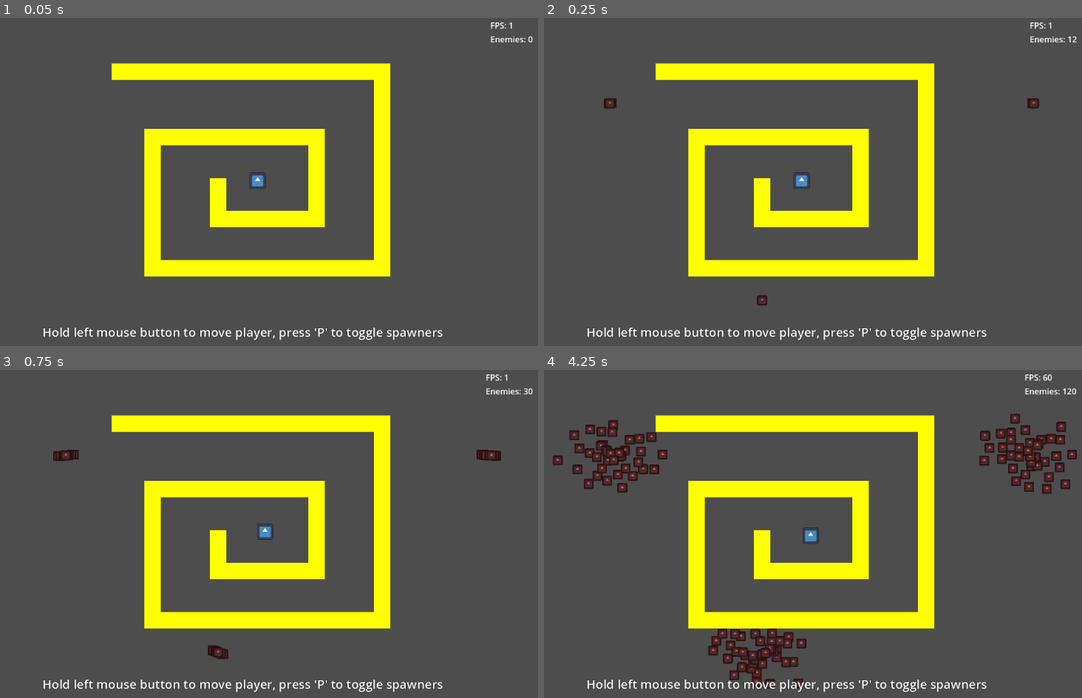
Above: before the commit, frames 1-4 (two rows, left to right).
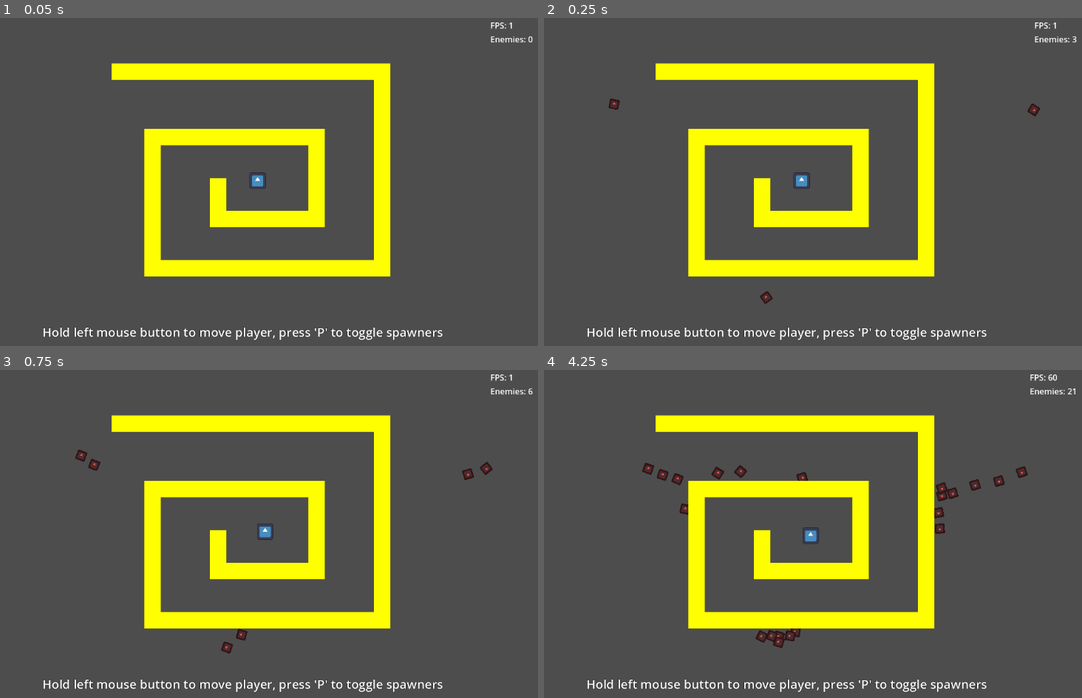
Above: after the commit, the same moments.

Repository: Griiimon/Manymies
Game: Godot game, scene res://main_raycasting.tscn
Two runs of this game, one before a commit and one after it. Both use one fixed random seed, a clock stepped at 60 frames per second and the inputs below. Before the commit the project starts from res://main.tscn. The engine's default icon, where the game draws it, is replaced by a stand-in: a white triangle on a blue panel in a dark square.
Inputs (mouse positions are in pixels of both pictures, inside the frame that each line leads up to):
- Up to frame 1 (0.05 s): no input
- Up to frame 2 (0.25 s): no input
- Up to frame 3 (0.75 s): tap P (pause_spawner) at 0.5 s; move the mouse to (371, 514) at 0.52 s; click (371, 514) at 0.67 s
- Up to frame 4 (4.25 s): tap P (pause_spawner) every 0.75 s from 1.25 to 3.5 s; move the mouse to (667, 547) at 1.27 s; click (667, 547) at 1.42 s; move the mouse to (845, 458) at 2.02 s; click (845, 458) at 2.17 s; move the mouse to (759, 599) at 2.77 s; click (759, 599) at 2.92 s; move the mouse to (963, 583) at 3.52 s; click (963, 583) at 3.67 s

Frame 1 is identical in both runs. In frame 2, 0.4% of the frame differs, in the area x 11-100%, y 1-88%; in frame 3, 0.8%; in frame 4, 5.8%, in the area x 1-100%, y 1-98%.

Commit message:
raycast enemy testing

Diff:
--- a/project.godot
+++ b/project.godot
@@ -11,7 +11,7 @@
 [application]
 
 config/name="Manymies"
-run/main_scene="res://main.tscn"
+run/main_scene="res://main_raycasting.tscn"
 config/features=PackedStringArray("4.3", "GL Compatibility")
 config/icon="res://icon.svg"
 
@@ -32,6 +32,7 @@
 2d_physics/layer_1="Player"
 2d_physics/layer_2="Enemies"
 2d_physics/layer_3="Obstacles"
+2d_physics/layer_4="Raycast Enemies"
 
 [physics]
 
